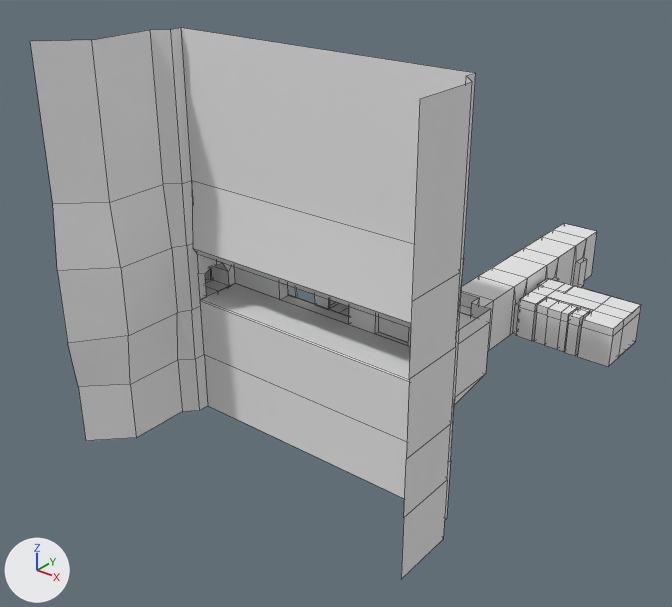
What one commit did to the Blender file Assets/Art/Models/World/MainMesh63.blend.
One viewpoint serves both versions: a 50 mm lens placed at (40.6, -52.2, 32.4), pointed at (-0.1, -1.2, 0.8). The lights are fixed; the arrows at lower left show +X, +Y and +Z. Mesh edges are drawn as thin lines on the coarser meshes.

In view in the first picture: 'Cube.003', 'apart', 'apart hall', 'exterior'.
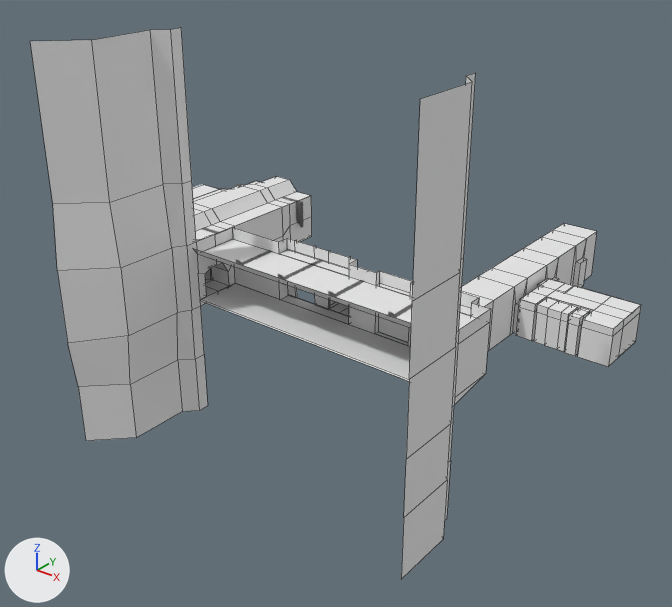
Changed parts and their boxes (x1, y1, x2, y2) in the pictures (672 x 607 px):
part 1 of me_exterior, deleted
    before: (200, 301, 409, 499)
part 2 of me_exterior, deleted
    before: (181, 28, 474, 323)
'office', unchanged, uncovered by the edit
    before: (205, 263, 229, 296)
    after: (193, 176, 312, 296)

The change, as a diff of the scene's bpy script:
```diff
--- a/Assets/Art/Models/World/MainMesh63.blend.py
+++ b/Assets/Art/Models/World/MainMesh63.blend.py
@@ me_exterior @@
 me_exterior.from_pydata(...)  # 68 vertices, 39 faces; spans x -15.0..13.8, y 2.0..12.2, z -10.0..21.3
 # used by ob_exterior; location = (-0.2, -4.1, 0.0); rotation_euler = (0.0, 0.0, 3.142), in degrees (0, 0, 180)
+# me_exterior part 1: the loose piece of 6 vertices spanning x -14.0..10.0, y 2.0, z -10.0..-0.1 is deleted
+# me_exterior part 2: the loose piece of 6 vertices spanning x -14.0..10.0, y 2.0..2.4, z 4.6..21.3 is deleted
 me_exterior.materials.append(mat_material)
```
